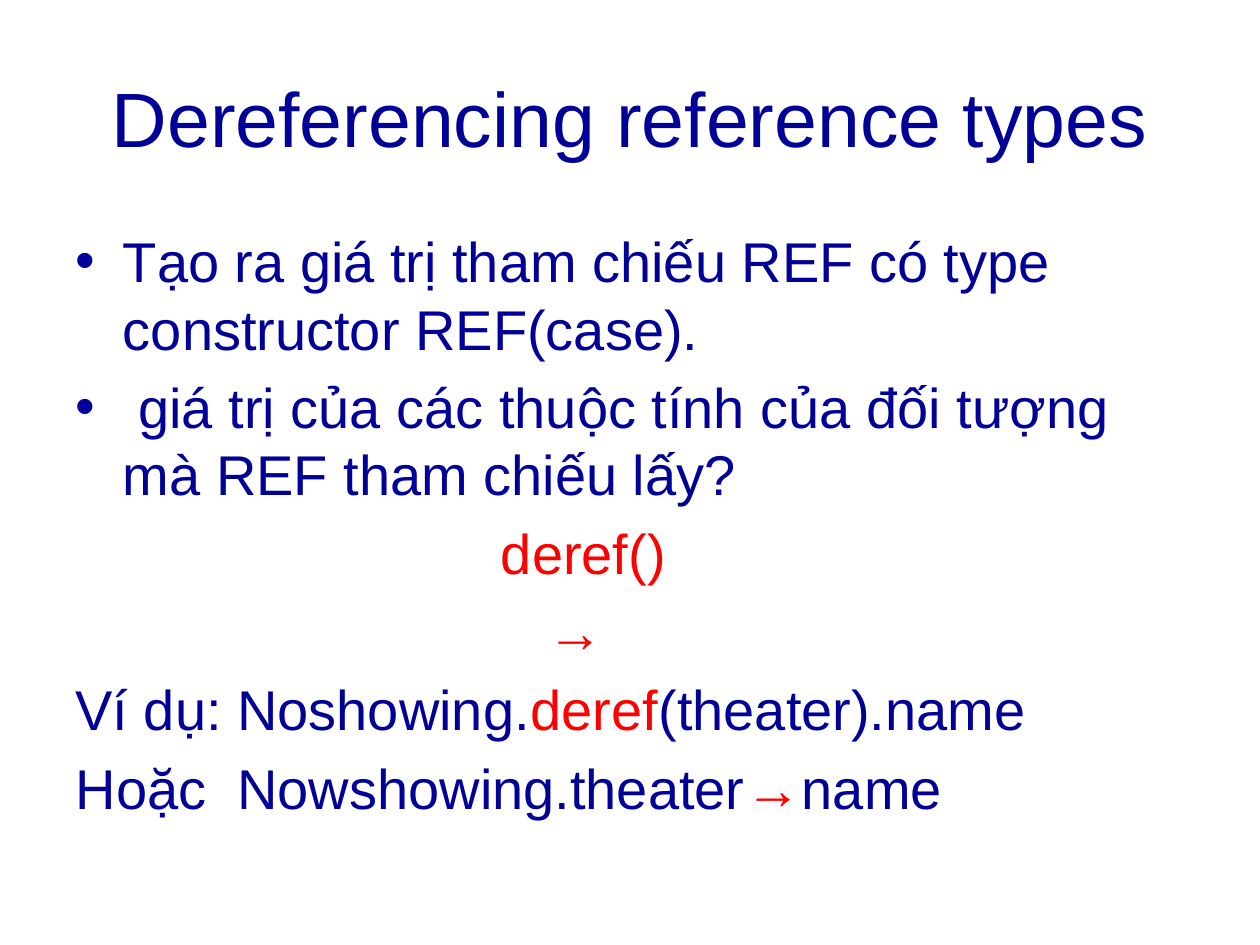
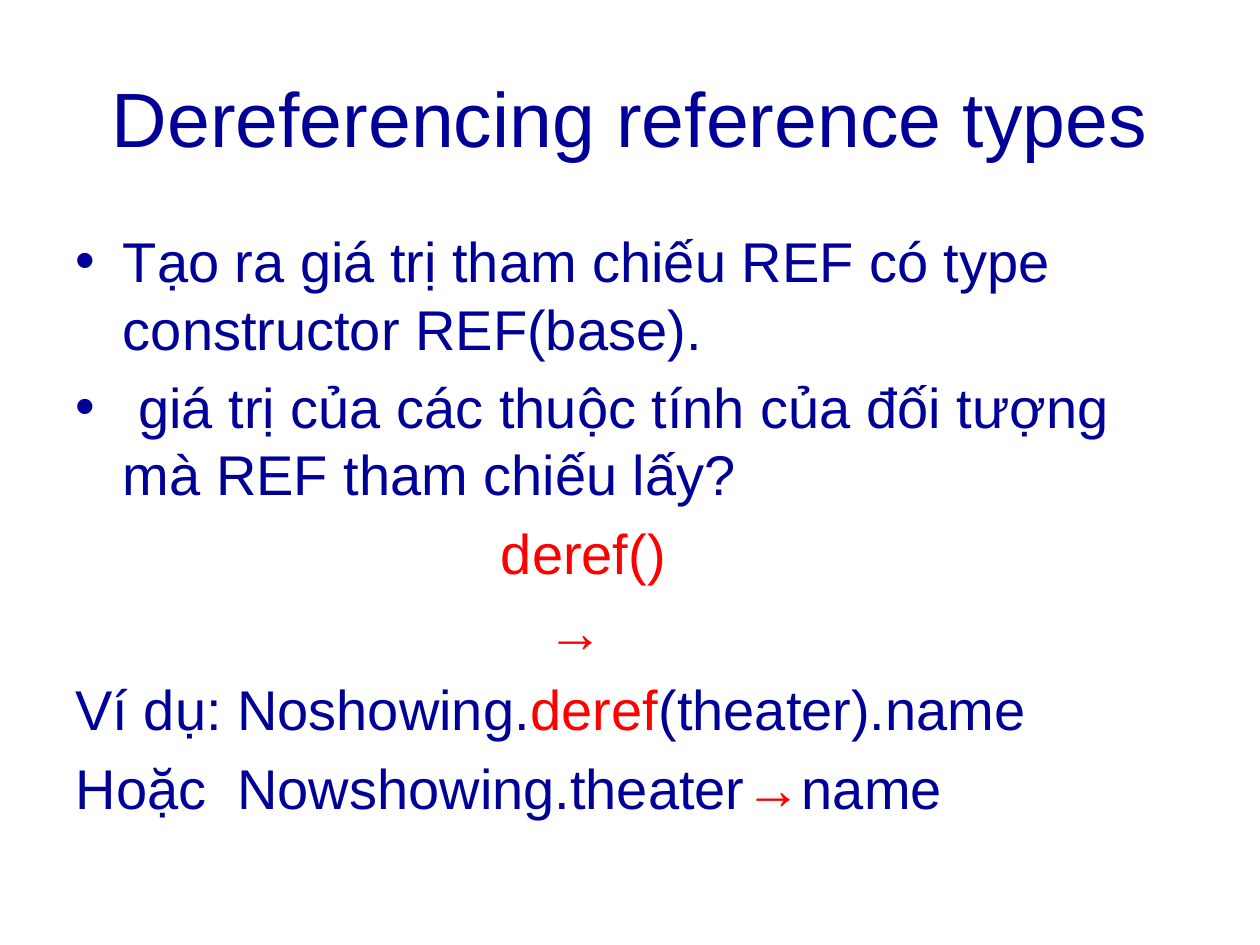
Before and after one commit to computerline1z/thaothaotientien, a slide deck: slide 8 of Thanh Thảo - 0912431/Seminar/topic#8b chapter 4-5___VER2.pptx (slide 7 before the commit). Drawn at 1260x945 pixels with LibreOffice and Linux fonts; fonts in the diff are those of the drawing; background and template pictures are left out. Boxes give left, top, right and bottom in pixels: in the first picture for what was removed or moved away, otherwise in the second. Text is boxed around its words. In the diff, an @@ line names an element or a change of style, - is before the commit and + after.

```diff
--- a/Thanh Thảo - 0912431/Seminar/topic#8b chapter 4-5___VER2.pptx
+++ b/Thanh Thảo - 0912431/Seminar/topic#8b chapter 4-5___VER2.pptx
@@ text at (x1=123, y1=239, x2=1050, y2=360): text changed @@
-• Tạo ra giá trị tham chiếu REF có type constructor REF(case).
+• Tạo ra giá trị tham chiếu REF có type constructor REF(base).
```
Also in this commit, not shown: 2 other slides changed, 1 slide added, 3 other files.
